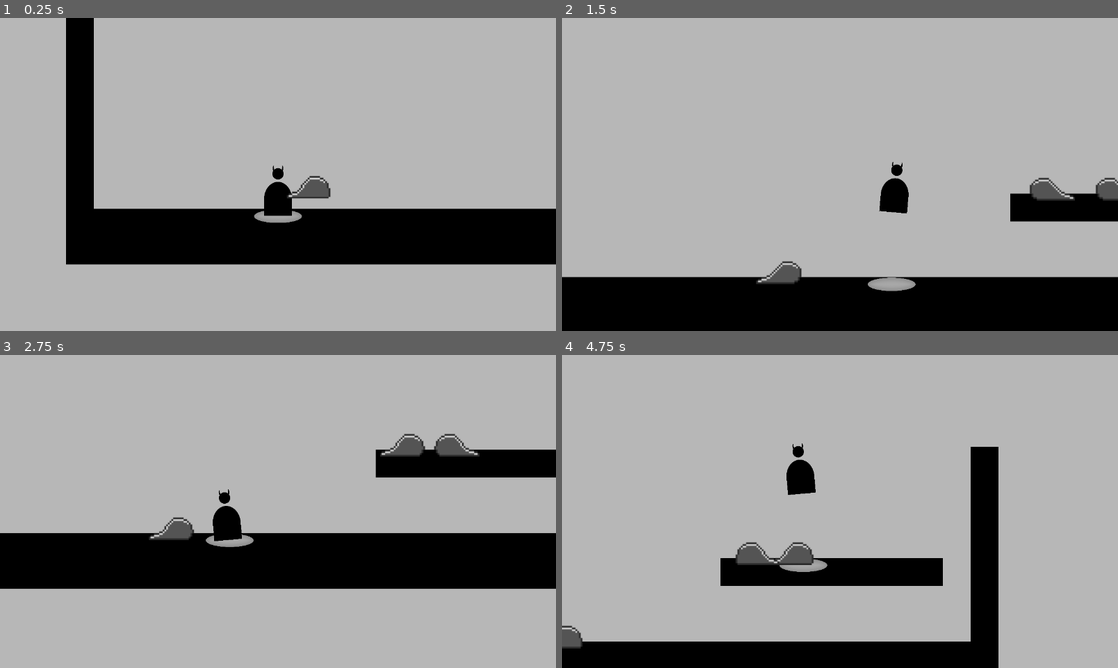
Above: before the commit, frames 1-4 (two rows, left to right).
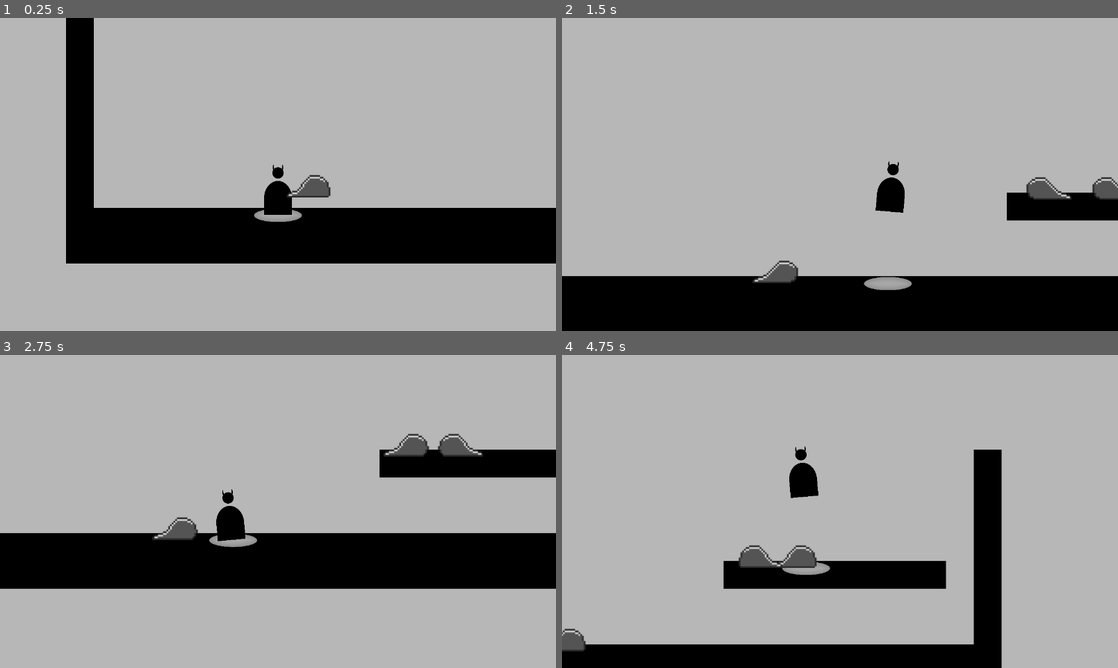
Above: after the commit, the same moments.

Repository: BesterCoder/nuggie-collector
Game: Godot game, scene res://levels/level_001.tscn
The game is run twice, just before and just after one commit, with the same random seed, the same clock (stepped at 60 frames per second) and the same inputs.
Inputs:
- Up to frame 1 (0.25 s): no input
- Up to frame 2 (1.5 s): hold D (move_right) from 0.53 s (still down); tap W (jump) at 0.77 s
- Up to frame 3 (2.75 s): tap W (jump) at 1.52 s; release D (move_right) at 2.03 s; hold A (move_left) from 2.03 s (still down)
- Up to frame 4 (4.75 s): release A (move_left) at 2.78 s; hold D (move_right) 2.78-4.28 s; tap W (jump) at 3.02, 3.77, 4.52 s; hold A (move_left) from 4.28 s (still down)

The runs differ from the first frame. In frame 1, 1.0% of the frame differs, in the area x 11-100%, y 46-79%; in frame 2, 1.4%; in frame 3, 0.8%; in frame 4, 3.2%, in the area x 0-80%, y 28-100%.

Commit message:
Use _physics_process() for consistent movement
The _physics_process() runs at a fixed rate that doesn't change,
I believe by default it runs at 60 times a second.

The _process() would run every single frame, so the amount of times
it's called can change every second.

Diff:
--- a/characters/player/Player.gd
+++ b/characters/player/Player.gd
@@ -41,8 +41,7 @@
 func _ready():
 	player_halo = get_tree().get_root().find_node("PlayerGroundHalo", true, false)
 
-# Called every frame. 'delta' is the elapsed time since the previous frame.
-func _process(_delta):
+func _physics_process(_delta):
 	_halo_location()
 
 	if Input.is_action_pressed("move_right"):
